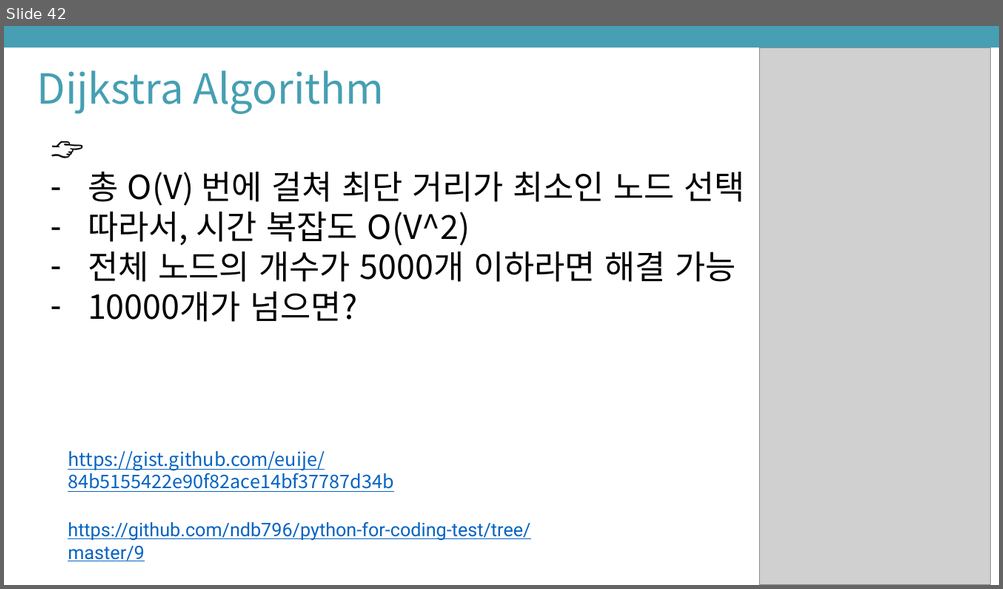
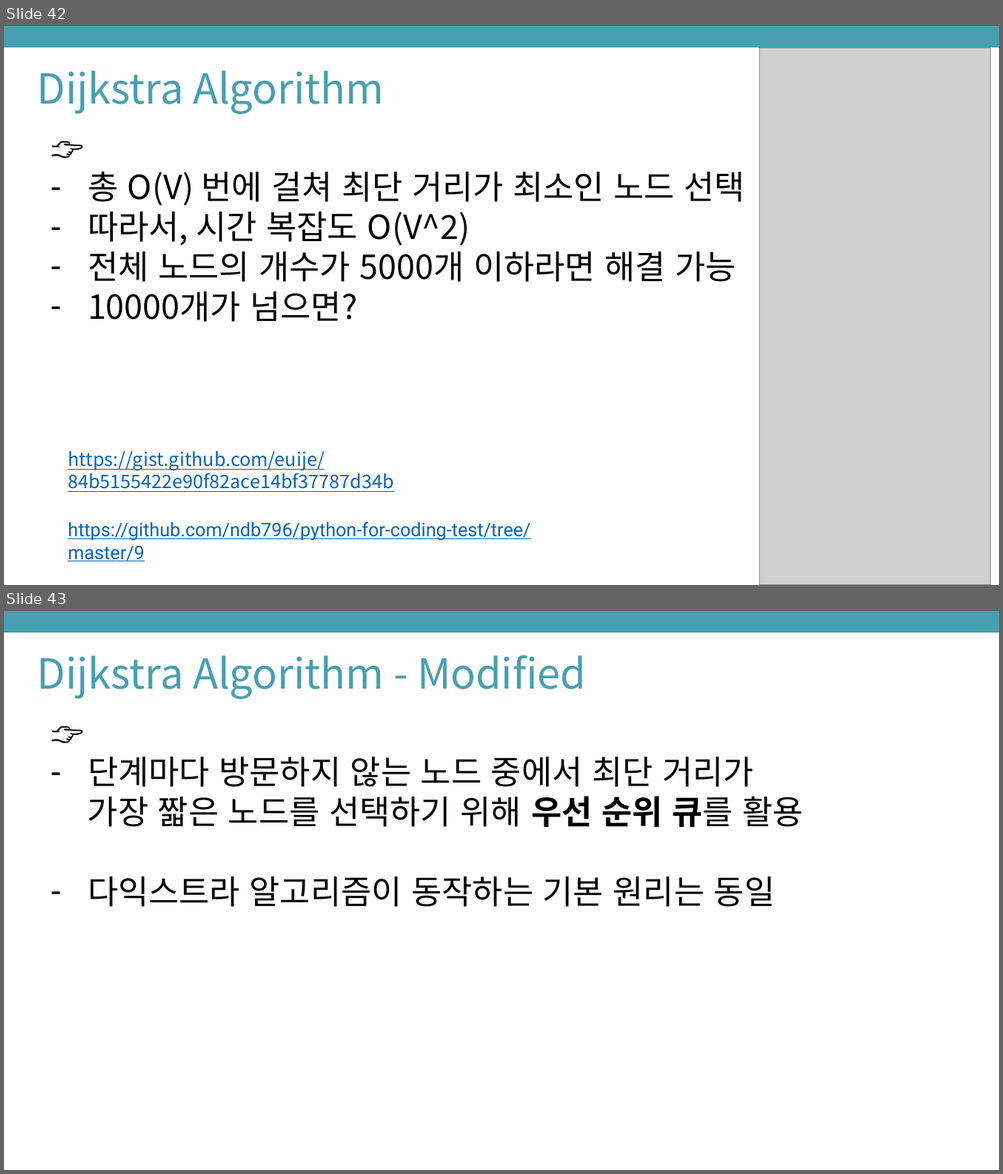
Before and after one commit to AlgoLive/AlgoLive_2022, a slide deck: 7th study/AlgoLive 7nd Dijkstra.pptx. Shown one above the other, each under a label of ours: slide 42 before the commit, slides 42 and 43 after it. The pictures are 1003x589 and 1003x1174 pixels, drawn with LibreOffice and Linux fonts; fonts in the diff are those of the drawing; grey boxes stand for pictures. Boxes give left, top, right and bottom in pixels: in the first picture for what was removed or moved away, otherwise in the second. Text is boxed around its words. In the diff, an @@ line names an element or a change of style, - is before the commit and + after.

Commit message:
docs: Add Dijkstra Algorithm

```diff
--- a/7th study/AlgoLive 7nd Dijkstra.pptx
+++ b/7th study/AlgoLive 7nd Dijkstra.pptx
@@ slide 43 added at box(4, 611, 999, 1170), background #FFFFFF @@
@@ rectangle added at box(4, 611, 999, 632), fill #469FB2 @@
@@ text added at box(37, 655, 586, 699), 40 pt, text #469FB2 @@
+Dijkstra Algorithm - Modified
@@ text added at box(88, 757, 802, 907), 32 pt, text #000000 @@
+👉
+– 단계마다 방문하지 않는 노드 중에서 최단 거리가
+가장 짧은 노드를 선택하기 위해 우선 순위 큐를 활용
+– 다익스트라 알고리즘이 동작하는 기본 원리는 동일
```
Also in this commit, not shown: 4 slides changed, 12 other slides added, 7 other files.
